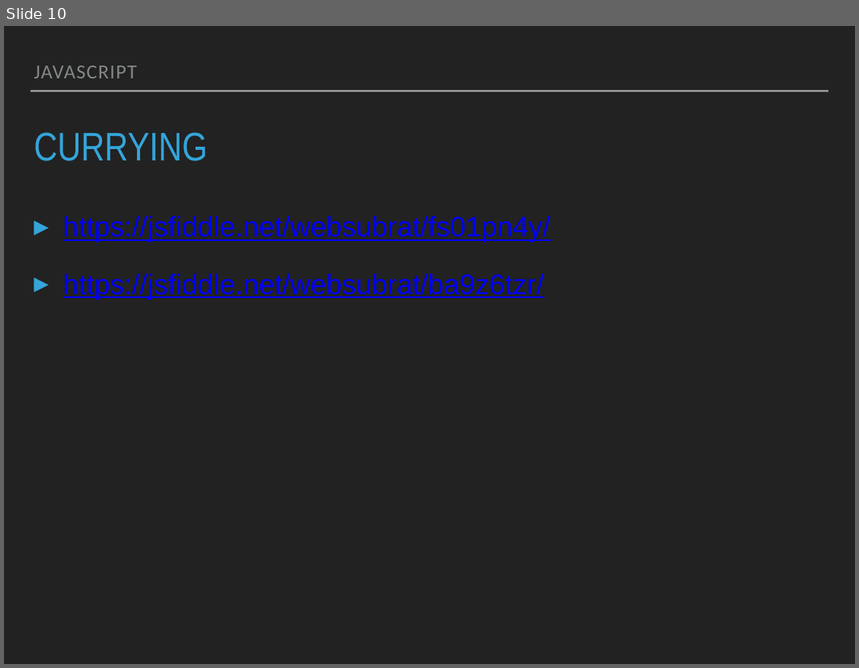
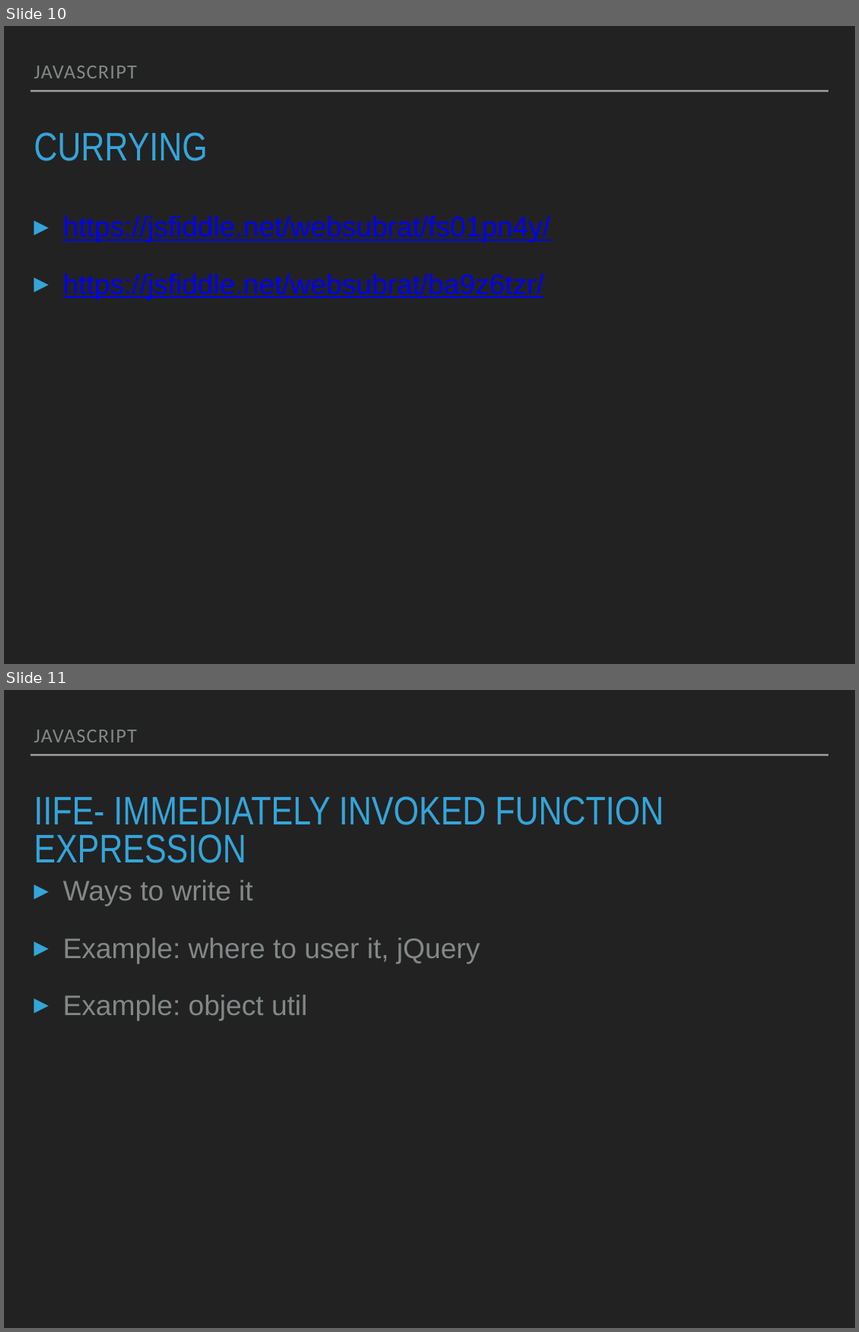
Before and after one commit to websubrat/trainingJS, a slide deck: javaScript.pptx. Shown one above the other, each under a label of ours: slide 10 before the commit, slides 10 and 11 after it. The pictures are 859x668 and 859x1332 pixels, drawn with LibreOffice and Linux fonts; fonts in the diff are those of the drawing. Boxes give left, top, right and bottom in pixels: in the first picture for what was removed or moved away, otherwise in the second. Text is boxed around its words. In the diff, an @@ line names an element or a change of style, - is before the commit and + after.

```diff
--- a/javaScript.pptx
+++ b/javaScript.pptx
@@ slide 11 added at (x1=4, y1=690, x2=855, y2=1328), background #222222; not listed: 1 template element that a slide beside it also shows @@
@@ text added at (x1=34, y1=730, x2=136, y2=742), 24 pt, text #838787 @@
+JAVASCRIPT
@@ title added at (x1=34, y1=796, x2=664, y2=863), 48 pt, text #34A5DA @@
+IIFE- IMMEDIATELY INVOKED FUNCTION EXPRESSION
@@ text added at (x1=63, y1=880, x2=480, y2=1021), 34 pt, text #838787 @@
+▸ Ways to write it
+▸ Example: where to user it, jQuery
+▸ Example: object util
```
Also in this commit, not shown: 3 other slides added.
